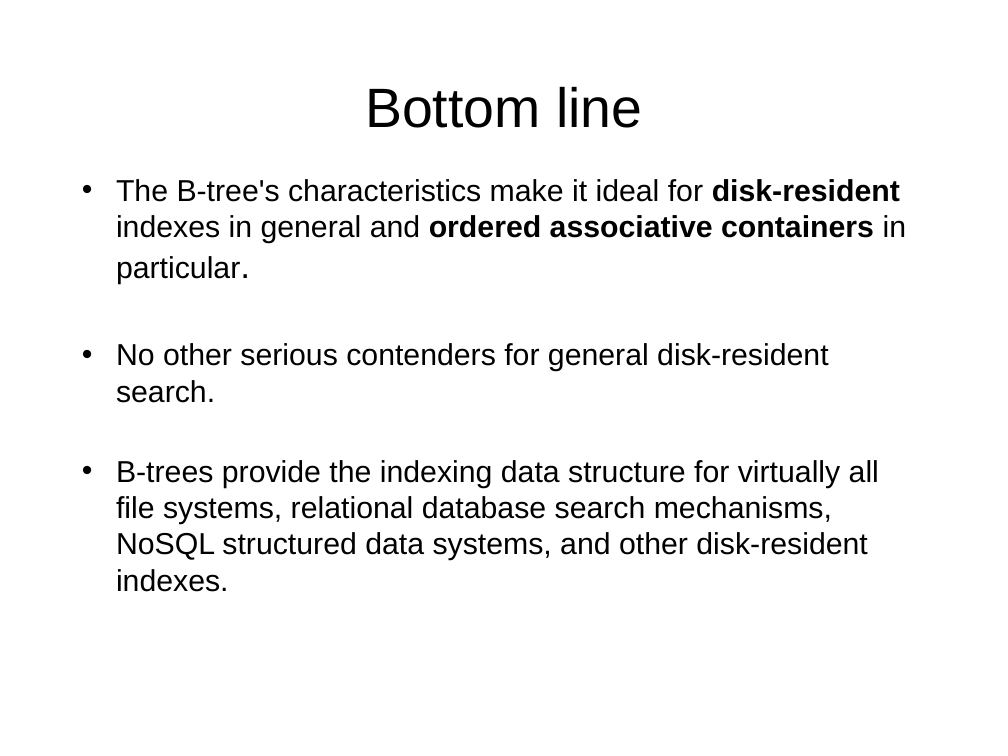
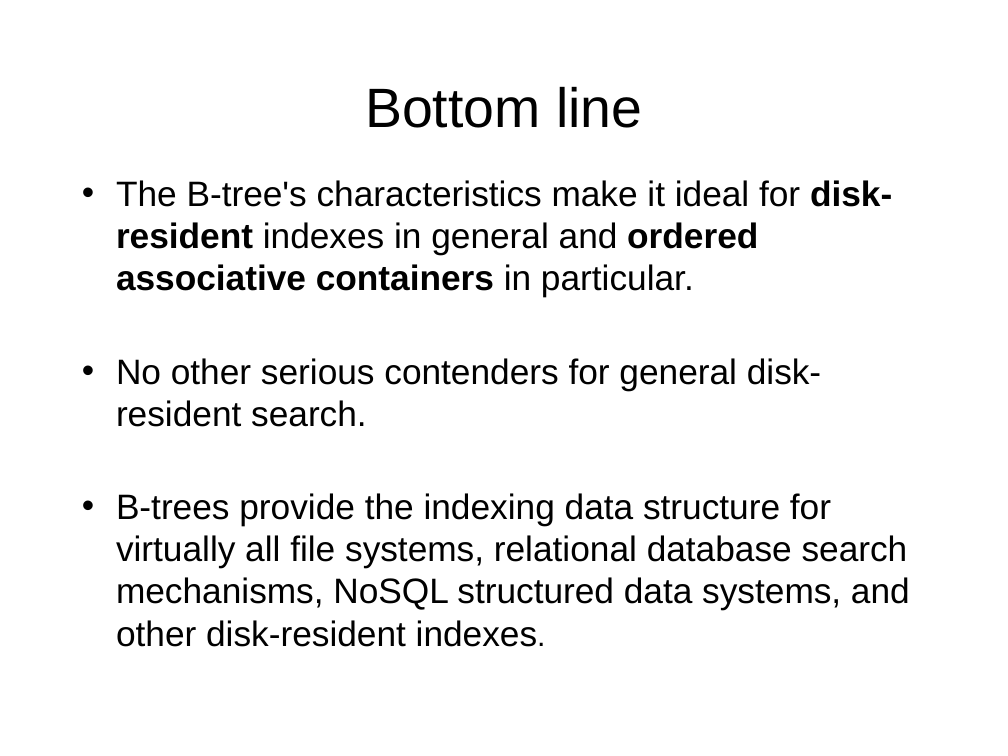
Before and after one commit to Beman/btree, a slide deck: slide 7 of libs/btree/doc/Proposed-B-tree-library.ppt. Drawn at 1008x756 pixels with LibreOffice and Linux fonts; fonts in the diff are those of the drawing; background and template pictures are left out. Boxes give left, top, right and bottom in pixels: in the first picture for what was removed or moved away, otherwise in the second. Text is boxed around its words. In the diff, an @@ line names an element or a change of style, - is before the commit and + after.

```diff
--- a/libs/btree/doc/Proposed-B-tree-library.ppt
+++ b/libs/btree/doc/Proposed-B-tree-library.ppt
@@ text "The B-tree's characteristics make it ..." at [116,180,910,647]: size 24 to 28 pt; more space between paragraphs @@
```
Also in this commit, not shown: 5 other slides changed, 2 slides added, 1 other file.
